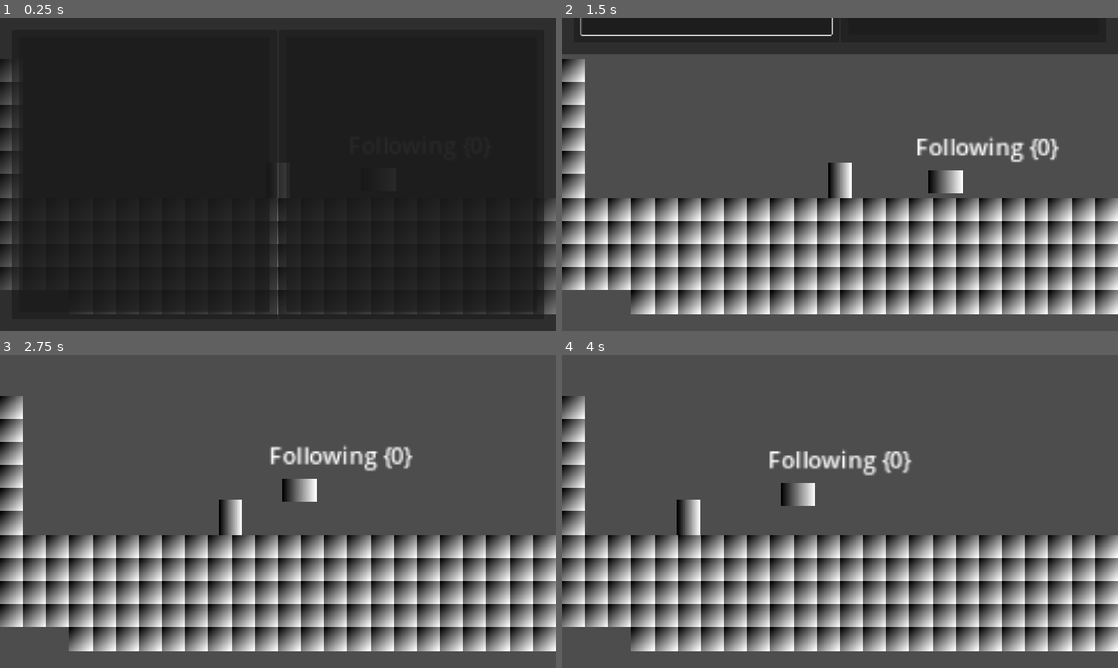
Above: before the commit, frames 1-4 (two rows, left to right).
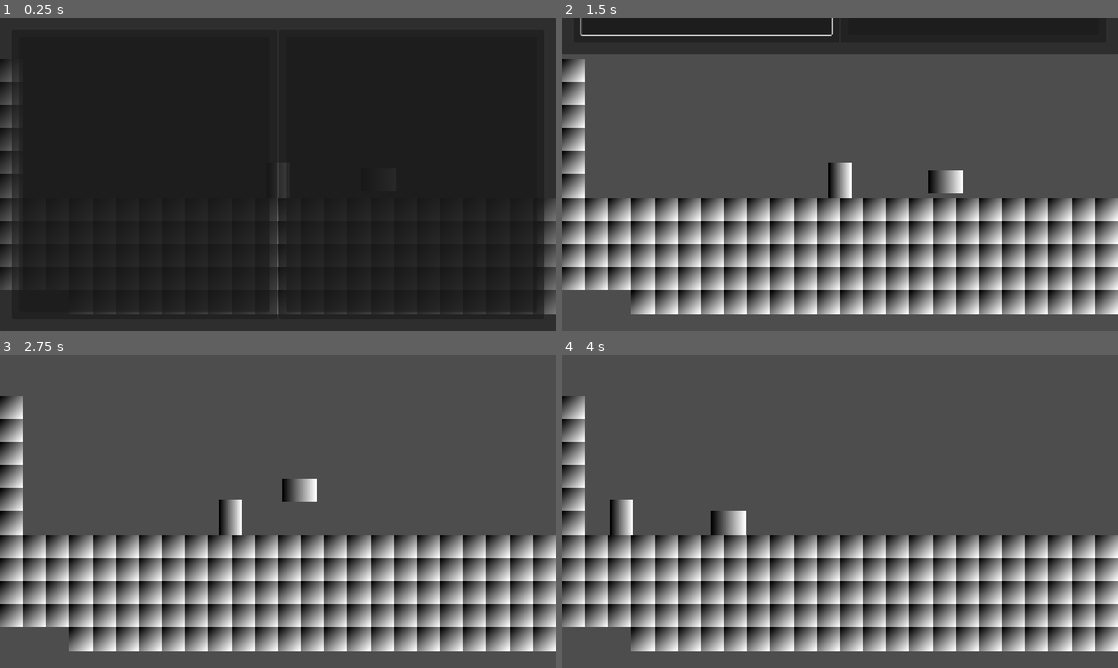
Above: after the commit, the same moments.

Repository: appellatebaton0/siege-1
Game: Godot game, scene res://scenes/main.tscn
Same seed, same stepped clock (60 frames per second), same inputs: the game is played once before the commit and once after it.
Inputs (mouse positions are in pixels of both pictures, inside the frame that each line leads up to):
- Up to frame 1 (0.25 s): no input
- Up to frame 2 (1.5 s): click (706, 174) at 0.52 s; tap Enter at 1.25 s; drag from (840, 180) to (895, 105) at 1.27 s
- Up to frame 3 (2.75 s): drag from (278, 517) to (250, 574) at 2.02 s
- Up to frame 4 (4 s): move the mouse to (862, 489) at 2.77 s; hold A (Left) 2.78-3.5 s; click (862, 489) at 2.92 s; drag from (812, 574) to (851, 492) at 3.52 s

The runs differ from the first frame. In frame 2, 1.0% of the frame differs, in the area x 63-90%, y 38-47%; in frame 3, 1.0%; in frame 4, 2.5%, in the area x 8-63%, y 30-58%.

Commit message:
v0.5 - Friday
- Added DS_Cast
- Started working on gun type switching.
- Updated README

Diff:
--- a/scenes/actors/e_microwave.tscn
+++ /dev/null
@@ -1,78 +0,0 @@
-[gd_scene load_steps=13 format=3 uid="uid://msschc5mwqdx"]
-
-[ext_resource type="Script" uid="uid://dwh0yifrqxhcp" path="res://scripts/actor.gd" id="1_d6d7m"]
-[ext_resource type="PackedScene" uid="uid://byojuvig761hd" path="res://scenes/components/cp_motion.tscn" id="2_uyvl8"]
-[ext_resource type="Script" uid="uid://cpxqin5siq37c" path="res://scripts/components/motion_subcomponents/motion_states/ms_bouncefollow.gd" id="3_l158y"]
-[ext_resource type="Script" uid="uid://dxshna2yqd87i" path="res://scripts/dynamic_values/node/dn_singlegroup.gd" id="4_rkdi3"]
-[ext_resource type="Script" uid="uid://b08hg2i6n1vvx" path="res://scripts/components/motion_subcomponents/mcp_knockback.gd" id="5_me2fe"]
-[ext_resource type="PackedScene" uid="uid://b7m0l4xy8303h" path="res://scenes/components/cp_area.tscn" id="6_m238r"]
-[ext_resource type="Script" uid="uid://cjxtdojc775br" path="res://scripts/components/area_components/acp_hurtbox.gd" id="7_enic7"]
-[ext_resource type="Script" uid="uid://chjx6uy3lae5m" path="res://scripts/components/area_components/acp_hitbox.gd" id="8_txwoq"]
-[ext_resource type="Script" uid="uid://bxjg885lu0c7y" path="res://scripts/components/elements/em_label.gd" id="9_uyvl8"]
-
-[sub_resource type="Gradient" id="Gradient_tipki"]
-
-[sub_resource type="GradientTexture2D" id="GradientTexture2D_85g3d"]
-gradient = SubResource("Gradient_tipki")
-width = 24
-height = 16
-
-[sub_resource type="RectangleShape2D" id="RectangleShape2D_choun"]
-size = Vector2(24, 16)
-
-[node name="E_Microwave" type="Node2D"]
-script = ExtResource("1_d6d7m")
-metadata/_custom_type_script = "uid://dwh0yifrqxhcp"
-
-[node name="Sprite2D" type="Sprite2D" parent="."]
-texture = SubResource("GradientTexture2D_85g3d")
-
-[node name="CP_Motion" parent="." instance=ExtResource("2_uyvl8")]
-collision_layer = 4
-
-[node name="MS_BounceFollow" type="Node" parent="CP_Motion"]
-script = ExtResource("3_l158y")
-jump_velocity = 130.0
-floor_acceleration = 200.0
-air_acceleration = 200.0
-max_speed = 120.0
-gravity_multiplier = 0.4
-
-[node name="DynamicSingleGroupValue" type="Node" parent="CP_Motion/MS_BounceFollow"]
-script = ExtResource("4_rkdi3")
-group_name = "Player"
-metadata/_custom_type_script = "uid://dxshna2yqd87i"
-
-[node name="CollisionShape2D" type="CollisionShape2D" parent="CP_Motion"]
-shape = SubResource("RectangleShape2D_choun")
-
-[node name="Knockback" type="Node" parent="CP_Motion"]
-script = ExtResource("5_me2fe")
-
-[node name="CP_Area" parent="." instance=ExtResource("6_m238r")]
-collision_layer = 4
-collision_mask = 10
-
-[node name="Hurtbox" type="Node" parent="CP_Area"]
-script = ExtResource("7_enic7")
-collision_mask = 8
-metadata/_custom_type_script = "uid://cjxtdojc775br"
-
-[node name="Hitbox" type="Node" parent="CP_Area"]
-script = ExtResource("8_txwoq")
-collision_mask = 2
-metadata/_custom_type_script = "uid://chjx6uy3lae5m"
-
-[node name="CollisionShape2D" type="CollisionShape2D" parent="CP_Area"]
-shape = SubResource("RectangleShape2D_choun")
-
-[node name="Label" type="Label" parent="."]
-offset_left = -21.0
-offset_top = -36.0
-offset_right = 19.0
-offset_bottom = -13.0
-script = ExtResource("9_uyvl8")
-text_format = "Following {0}"
-
-[connection signal="hurt" from="CP_Area/Hurtbox" to="CP_Motion/Knockback" method="knockback"]
-[connection signal="hurt" from="CP_Area/Hitbox" to="CP_Motion/Knockback" method="knockback"]
--- /dev/null
+++ b/scenes/actors/enemies/microwave.tscn
@@ -0,0 +1,69 @@
+[gd_scene load_steps=12 format=3 uid="uid://msschc5mwqdx"]
+
+[ext_resource type="Script" uid="uid://dwh0yifrqxhcp" path="res://scripts/actor.gd" id="1_d24f7"]
+[ext_resource type="PackedScene" uid="uid://byojuvig761hd" path="res://scenes/components/cp_motion.tscn" id="2_xr266"]
+[ext_resource type="Script" uid="uid://cpxqin5siq37c" path="res://scripts/components/motion_subcomponents/motion_states/ms_bouncefollow.gd" id="3_076ha"]
+[ext_resource type="Script" uid="uid://dxshna2yqd87i" path="res://scripts/dynamic_values/node/dn_singlegroup.gd" id="4_k67qc"]
+[ext_resource type="Script" uid="uid://b08hg2i6n1vvx" path="res://scripts/components/motion_subcomponents/mcp_knockback.gd" id="5_fktpr"]
+[ext_resource type="PackedScene" uid="uid://b7m0l4xy8303h" path="res://scenes/components/cp_area.tscn" id="6_qs0e1"]
+[ext_resource type="Script" uid="uid://cjxtdojc775br" path="res://scripts/components/area_components/acp_hurtbox.gd" id="7_8o8n4"]
+[ext_resource type="Script" uid="uid://chjx6uy3lae5m" path="res://scripts/components/area_components/acp_hitbox.gd" id="8_fyws1"]
+
+[sub_resource type="Gradient" id="Gradient_tipki"]
+
+[sub_resource type="GradientTexture2D" id="GradientTexture2D_85g3d"]
+gradient = SubResource("Gradient_tipki")
+width = 24
+height = 16
+
+[sub_resource type="RectangleShape2D" id="RectangleShape2D_choun"]
+size = Vector2(24, 16)
+
+[node name="Microwave" type="Node2D"]
+script = ExtResource("1_d24f7")
+metadata/_custom_type_script = "uid://dwh0yifrqxhcp"
+
+[node name="Sprite2D" type="Sprite2D" parent="."]
+texture = SubResource("GradientTexture2D_85g3d")
+
+[node name="CP_Motion" parent="." instance=ExtResource("2_xr266")]
+collision_layer = 4
+
+[node name="MS_BounceFollow" type="Node" parent="CP_Motion"]
+script = ExtResource("3_076ha")
+jump_velocity = 130.0
+floor_acceleration = 200.0
+air_acceleration = 200.0
+max_speed = 120.0
+gravity_multiplier = 0.4
+
+[node name="DynamicSingleGroupValue" type="Node" parent="CP_Motion/MS_BounceFollow"]
+script = ExtResource("4_k67qc")
+group_name = "Player"
+metadata/_custom_type_script = "uid://dxshna2yqd87i"
+
+[node name="CollisionShape2D" type="CollisionShape2D" parent="CP_Motion"]
+shape = SubResource("RectangleShape2D_choun")
+
+[node name="Knockback" type="Node" parent="CP_Motion"]
+script = ExtResource("5_fktpr")
+
+[node name="CP_Area" parent="." instance=ExtResource("6_qs0e1")]
+collision_layer = 4
+collision_mask = 10
+
+[node name="Hurtbox" type="Node" parent="CP_Area"]
+script = ExtResource("7_8o8n4")
+collision_mask = 8
+metadata/_custom_type_script = "uid://cjxtdojc775br"
+
+[node name="Hitbox" type="Node" parent="CP_Area"]
+script = ExtResource("8_fyws1")
+collision_mask = 2
+metadata/_custom_type_script = "uid://chjx6uy3lae5m"
+
+[node name="CollisionShape2D" type="CollisionShape2D" parent="CP_Area"]
+shape = SubResource("RectangleShape2D_choun")
+
+[connection signal="hurt" from="CP_Area/Hurtbox" to="CP_Motion/Knockback" method="knockback"]
+[connection signal="hurt" from="CP_Area/Hitbox" to="CP_Motion/Knockback" method="knockback"]
--- /dev/null
+++ b/scenes/actors/guns/penny_gun.tscn
@@ -0,0 +1,70 @@
+[gd_scene load_steps=12 format=3 uid="uid://pq5hohriaemg"]
+
+[ext_resource type="Script" uid="uid://comgodelutnps" path="res://scripts/components/cp_look.gd" id="1_vx51j"]
+[ext_resource type="Script" uid="uid://dxshna2yqd87i" path="res://scripts/dynamic_values/node/dn_singlegroup.gd" id="2_n416s"]
+[ext_resource type="PackedScene" uid="uid://ctvjgw7gos24a" path="res://scenes/components/cp_spawner.tscn" id="3_v2qth"]
+[ext_resource type="Script" uid="uid://dfmg4s4valta2" path="res://scripts/dynamic_values/scenes/ds_random.gd" id="4_enqd3"]
+[ext_resource type="PackedScene" uid="uid://800upw36t4ln" path="res://scenes/actors/penny.tscn" id="5_5i0ux"]
+[ext_resource type="Script" uid="uid://dydglnka2ndct" path="res://scripts/dynamic_values/float/df_cast.gd" id="6_cfvee"]
+[ext_resource type="Script" uid="uid://ds82ovpm2ilwi" path="res://scripts/dynamic_values/dv_property.gd" id="7_h5orb"]
+[ext_resource type="Script" uid="uid://vflwvin64hae" path="res://scripts/dynamic_values/node/dn_node.gd" id="8_8er1w"]
+[ext_resource type="Script" uid="uid://ufmdanene3ff" path="res://scripts/dynamic_values/vec2/dv2_manual.gd" id="9_1w0b3"]
+[ext_resource type="Script" uid="uid://c3lp8v776obwx" path="res://scripts/dynamic_values/condition/dc_cast.gd" id="10_6yrg7"]
+[ext_resource type="Script" uid="uid://dx62hdsswpsqh" path="res://scripts/dynamic_values/dv_input.gd" id="11_prv2s"]
+
+[node name="PennyGun" type="Node2D"]
+script = ExtResource("1_vx51j")
+
+[node name="GetMouse" type="Node" parent="."]
+script = ExtResource("2_n416s")
+group_name = "Mouse"
+metadata/_custom_type_script = "uid://dxshna2yqd87i"
+
+[node name="BulletSpawner" parent="." node_paths=PackedStringArray("options_value", "rotation_value", "velocity_value", "main", "condition") instance=ExtResource("3_v2qth")]
+position = Vector2(12.000233, 0.9971684)
+options_value = NodePath("Options")
+rotation_value = NodePath("Rotation")
+velocity_value = NodePath("Velocity")
+main = NodePath("GetMain")
+condition = NodePath("FireInput")
+cooldown_ignores_condition = true
+spawn_limit = -1
+auto_spawn = true
+
+[node name="GetMain" type="Node" parent="BulletSpawner"]
+script = ExtResource("2_n416s")
+group_name = "Main"
+metadata/_custom_type_script = "uid://dxshna2yqd87i"
+
+[node name="Options" type="Node" parent="BulletSpawner"]
+script = ExtResource("4_enqd3")
+options = Array[PackedScene]([ExtResource("5_5i0ux")])
+metadata/_custom_type_script = "uid://dfmg4s4valta2"
+
+[node name="Rotation" type="Node" parent="BulletSpawner"]
+script = ExtResource("6_cfvee")
+metadata/_custom_type_script = "uid://dydglnka2ndct"
+
+[node name="DynamicPropertyValue" type="Node" parent="BulletSpawner/Rotation"]
+script = ExtResource("7_h5orb")
+property = "rotation"
+metadata/_custom_type_script = "uid://ds82ovpm2ilwi"
+
+[node name="DynamicSingleNodeValue" type="Node" parent="BulletSpawner/Rotation/DynamicPropertyValue" node_paths=PackedStringArray("node")]
+script = ExtResource("8_8er1w")
+node = NodePath("../../../..")
+metadata/_custom_type_script = "uid://vflwvin64hae"
+
+[node name="Velocity" type="Node" parent="BulletSpawner"]
+script = ExtResource("9_1w0b3")
+input = Vector2(250, 0)
+metadata/_custom_type_script = "uid://ufmdanene3ff"
+
+[node name="FireInput" type="Node" parent="BulletSpawner"]
+script = ExtResource("10_6yrg7")
+metadata/_custom_type_script = "uid://c3lp8v776obwx"
+
+[node name="DynamicInputValue" type="Node" parent="BulletSpawner/FireInput"]
+script = ExtResource("11_prv2s")
+input_name = "Fire"
+metadata/_custom_type_script = "uid://dx62hdsswpsqh"
--- a/scenes/actors/player.tscn
+++ b/scenes/actors/player.tscn
@@ -7,17 +7,12 @@
 [ext_resource type="PackedScene" uid="uid://dnd4kisf8wjau" path="res://scenes/components/cp_sprite.tscn" id="4_t62v4"]
 [ext_resource type="Script" uid="uid://b08hg2i6n1vvx" path="res://scripts/components/motion_subcomponents/mcp_knockback.gd" id="4_uqfkb"]
 [ext_resource type="Script" uid="uid://cjxtdojc775br" path="res://scripts/components/area_components/acp_hurtbox.gd" id="5_t62v4"]
-[ext_resource type="Script" uid="uid://comgodelutnps" path="res://scripts/components/cp_look.gd" id="5_uqfkb"]
-[ext_resource type="Script" uid="uid://dxshna2yqd87i" path="res://scripts/dynamic_values/node/dn_singlegroup.gd" id="6_642so"]
-[ext_resource type="PackedScene" uid="uid://ctvjgw7gos24a" path="res://scenes/components/cp_spawner.tscn" id="7_afsss"]
 [ext_resource type="Script" uid="uid://dfmg4s4valta2" path="res://scripts/dynamic_values/scenes/ds_random.gd" id="8_6a6mx"]
-[ext_resource type="PackedScene" uid="uid://800upw36t4ln" path="res://scenes/actors/penny.tscn" id="9_j3wsw"]
-[ext_resource type="Script" uid="uid://dydglnka2ndct" path="res://scripts/dynamic_values/float/df_cast.gd" id="10_ds2sr"]
-[ext_resource type="Script" uid="uid://ds82ovpm2ilwi" path="res://scripts/dynamic_values/dv_property.gd" id="11_6xqls"]
+[ext_resource type="PackedScene" uid="uid://pq5hohriaemg" path="res://scenes/actors/guns/penny_gun.tscn" id="8_ypltb"]
 [ext_resource type="Script" uid="uid://vflwvin64hae" path="res://scripts/dynamic_values/node/dn_node.gd" id="12_3hvrq"]
-[ext_resource type="Script" uid="uid://ufmdanene3ff" path="res://scripts/dynamic_values/vec2/dv2_manual.gd" id="13_bwi5y"]
-[ext_resource type="Script" uid="uid://c3lp8v776obwx" path="res://scripts/dynamic_values/condition/dc_cast.gd" id="14_18oyn"]
 [ext_resource type="Script" uid="uid://dx62hdsswpsqh" path="res://scripts/dynamic_values/dv_input.gd" id="15_f6erl"]
+[ext_resource type="Script" uid="uid://wxua6trhimab" path="res://scripts/components/cp_add.gd" id="19_uqfkb"]
+[ext_resource type="Script" uid="uid://bf81f7ddjf4ou" path="res://scripts/components/cp_delete.gd" id="20_642so"]
 
 [sub_resource type="RectangleShape2D" id="RectangleShape2D_tbgi4"]
 size = Vector2(16, 24)
@@ -67,61 +62,27 @@
 [node name="CP_Sprite" parent="." instance=ExtResource("4_t62v4")]
 texture = SubResource("GradientTexture2D_tipki")
 
-[node name="Gun" type="Node2D" parent="."]
-script = ExtResource("5_uqfkb")
+[node name="AddComponent" type="Node" parent="."]
+script = ExtResource("19_uqfkb")
+metadata/_custom_type_script = "uid://wxua6trhimab"
 
-[node name="GetMouse" type="Node" parent="Gun"]
-script = ExtResource("6_642so")
-group_name = "Mouse"
-metadata/_custom_type_script = "uid://dxshna2yqd87i"
-
-[node name="BulletSpawner" parent="Gun" node_paths=PackedStringArray("options_value", "rotation_value", "velocity_value", "main", "condition") instance=ExtResource("7_afsss")]
-position = Vector2(12.000233, 0.9971684)
-options_value = NodePath("Options")
-rotation_value = NodePath("Rotation")
-velocity_value = NodePath("Velocity")
-main = NodePath("GetMain")
-condition = NodePath("FireInput")
-cooldown_ignores_condition = true
-spawn_limit = -1
-auto_spawn = true
-
-[node name="GetMain" type="Node" parent="Gun/BulletSpawner"]
-script = ExtResource("6_642so")
-group_name = "Main"
-metadata/_custom_type_script = "uid://dxshna2yqd87i"
-
-[node name="Options" type="Node" parent="Gun/BulletSpawner"]
+[node name="DynamicRandomScenesValue" type="Node" parent="AddComponent"]
 script = ExtResource("8_6a6mx")
-options = Array[PackedScene]([ExtResource("9_j3wsw")])
+options = Array[PackedScene]([ExtResource("8_ypltb")])
 metadata/_custom_type_script = "uid://dfmg4s4valta2"
 
-[node name="Rotation" type="Node" parent="Gun/BulletSpawner"]
-script = ExtResource("10_ds2sr")
-metadata/_custom_type_script = "uid://dydglnka2ndct"
-
-[node name="DynamicPropertyValue" type="Node" parent="Gun/BulletSpawner/Rotation"]
-script = ExtResource("11_6xqls")
-property = "rotation"
-metadata/_custom_type_script = "uid://ds82ovpm2ilwi"
-
-[node name="DynamicSingleNodeValue" type="Node" parent="Gun/BulletSpawner/Rotation/DynamicPropertyValue" node_paths=PackedStringArray("node")]
+[node name="DynamicSingleNodeValue" type="Node" parent="AddComponent" node_paths=PackedStringArray("node")]
 script = ExtResource("12_3hvrq")
-node = NodePath("../../../..")
+node = NodePath("../..")
 metadata/_custom_type_script = "uid://vflwvin64hae"
 
-[node name="Velocity" type="Node" parent="Gun/BulletSpawner"]
-script = ExtResource("13_bwi5y")
-input = Vector2(250, 0)
-metadata/_custom_type_script = "uid://ufmdanene3ff"
-
-[node name="FireInput" type="Node" parent="Gun/BulletSpawner"]
-script = ExtResource("14_18oyn")
-metadata/_custom_type_script = "uid://c3lp8v776obwx"
-
-[node name="DynamicInputValue" type="Node" parent="Gun/BulletSpawner/FireInput"]
+[node name="DynamicInputValue" type="Node" parent="AddComponent"]
 script = ExtResource("15_f6erl")
-input_name = "Fire"
+input_name = "Down"
 metadata/_custom_type_script = "uid://dx62hdsswpsqh"
 
+[node name="CP_Delete" type="Node" parent="."]
+script = ExtResource("20_642so")
+metadata/_custom_type_script = "uid://bf81f7ddjf4ou"
+
 [connection signal="hurt" from="CP_Area/HurtboxAreaSubComponent" to="CP_Motion/Knockback" method="knockback"]
--- a/scenes/elements/level_button.tscn
+++ b/scenes/elements/level_button.tscn
@@ -6,6 +6,7 @@
 [ext_resource type="Script" uid="uid://bf81f7ddjf4ou" path="res://scripts/components/cp_delete.gd" id="3_de5ym"]
 [ext_resource type="Script" uid="uid://wxua6trhimab" path="res://scripts/components/cp_add.gd" id="4_p0ssh"]
 [ext_resource type="Script" uid="uid://dxsyhe8y4y56p" path="res://scripts/dynamic_values/dv_spawnargument.gd" id="6_3kiwu"]
+[ext_resource type="Script" uid="uid://cbhbn73a4gk8w" path="res://scripts/dynamic_values/scenes/ds_cast.gd" id="6_kpsvs"]
 
 [node name="Panel" type="Panel"]
 anchors_preset = 15
@@ -58,9 +59,13 @@
 group_name = "Main"
 metadata/_custom_type_script = "uid://dxshna2yqd87i"
 
-[node name="DynamicSpawnArgumentValue" type="Node" parent="MarginContainer/Button/AddNode" node_paths=PackedStringArray("from")]
+[node name="DynamicCastScenesValue" type="Node" parent="MarginContainer/Button/AddNode"]
+script = ExtResource("6_kpsvs")
+metadata/_custom_type_script = "uid://cbhbn73a4gk8w"
+
+[node name="DynamicSpawnArgumentValue" type="Node" parent="MarginContainer/Button/AddNode/DynamicCastScenesValue" node_paths=PackedStringArray("from")]
 script = ExtResource("6_3kiwu")
-from = NodePath("../../../..")
+from = NodePath("../../../../..")
 metadata/_custom_type_script = "uid://dxsyhe8y4y56p"
 
 [connection signal="pressed" from="MarginContainer/Button" to="MarginContainer/Button/Animate" method="animate"]
--- a/scenes/levels/level_1.tscn
+++ b/scenes/levels/level_1.tscn
@@ -3,7 +3,7 @@
 [ext_resource type="PackedScene" uid="uid://du1n8cl1rn58r" path="res://scenes/actors/player.tscn" id="1_x42e6"]
 [ext_resource type="Texture2D" uid="uid://bri530rv5enww" path="res://assets/resources/tileset.tres" id="2_6761a"]
 [ext_resource type="PackedScene" uid="uid://2d08ont6cvi5" path="res://scenes/actors/mouse.tscn" id="3_sk5k4"]
-[ext_resource type="PackedScene" uid="uid://msschc5mwqdx" path="res://scenes/actors/e_microwave.tscn" id="4_oc4kc"]
+[ext_resource type="PackedScene" uid="uid://msschc5mwqdx" path="res://scenes/actors/enemies/microwave.tscn" id="4_oc4kc"]
 
 [sub_resource type="TileSetAtlasSource" id="TileSetAtlasSource_tefeu"]
 texture = ExtResource("2_6761a")
--- a/scenes/levels/level_2.tscn
+++ b/scenes/levels/level_2.tscn
@@ -3,7 +3,7 @@
 [ext_resource type="PackedScene" uid="uid://du1n8cl1rn58r" path="res://scenes/actors/player.tscn" id="1_vaqmb"]
 [ext_resource type="Texture2D" uid="uid://bri530rv5enww" path="res://assets/resources/tileset.tres" id="2_yncv0"]
 [ext_resource type="PackedScene" uid="uid://2d08ont6cvi5" path="res://scenes/actors/mouse.tscn" id="3_h6yfk"]
-[ext_resource type="PackedScene" uid="uid://msschc5mwqdx" path="res://scenes/actors/e_microwave.tscn" id="4_7n2ww"]
+[ext_resource type="PackedScene" uid="uid://msschc5mwqdx" path="res://scenes/actors/enemies/microwave.tscn" id="4_7n2ww"]
 
 [sub_resource type="TileSetAtlasSource" id="TileSetAtlasSource_tefeu"]
 texture = ExtResource("2_yncv0")
--- a/scripts/components/cp_add.gd
+++ b/scripts/components/cp_add.gd
@@ -1,24 +1,36 @@
 class_name AddComponent extends Component
-## Adds a given node to another via a signal.
+## Adds a given node to another via a signal or condition.
 
 func _init():
 	component_id = "Delete"
 
 ## The node to add to the target.
-@export var scene:DynamicValue
+@export var scene:DynamicScenesValue
 ## The node the scene will be added to.
 @export var target:DynamicNodeValue
+## The condition that has to be met to add a node. WARNING: Runs every frame if true every frame.
+@export var condition:DynamicCondition
 
 func _ready() -> void:
 	for child in get_children():
-		if child is DynamicNodeValue and target == null:
+		#print(child, " - ", child is DynamicCondition, " - ", condition)
+		if child is DynamicCondition and condition == null:
+			condition = child
+		elif child is DynamicNodeValue and target == null:
 			target = child
-		elif child is DynamicValue and scene == null:
+		elif child is DynamicScenesValue and scene == null:
 			scene = child
 
+func _process(_delta: float) -> void:
+	if condition != null:
+		if condition.value():
+			add()
+
 func add():
-	var node := target.value()
+	if target != null and scene != null:
+		var node := target.value()
 
-	var new = scene.value().instantiate()
+		for new_scene in scene.value():
+			var new = new_scene.instantiate()
 
-	node.add_child(new)
+			node.add_child(new)
--- a/scripts/components/cp_delete.gd
+++ b/scripts/components/cp_delete.gd
@@ -1,17 +1,25 @@
-class_name CP_Delete extends Component
-## Deletes a given node via a signal.
+class_name DeleteComponent extends Component
+## Deletes a given node via a signal or condition.
 
 func _init():
 	component_id = "Delete"
 
 ## The node to delete.
 @export var target:DynamicNodeValue
+## The condition to meet before deletion
+@export var condition:DynamicCondition
 
 func _ready() -> void:
-	if target == null:
-		for child in get_children():
-			if child is DynamicNodeValue:
-				target = child
+	for child in get_children():
+		if child is DynamicNodeValue and target == null:
+			target = child
+		elif child is DynamicCondition and condition == null:
+			condition = child
+
+func _process(_delta: float) -> void:
+	if condition != null:
+		if condition.value():
+			delete()
 
 func delete():
 	var node := target.value()
--- a/scripts/components/elements/em_label.gd
+++ b/scripts/components/elements/em_label.gd
@@ -21,7 +21,6 @@
 
 
 func _update_label():
-	print(values)
 	if len(values) < 0:
 		return
 
--- a/scripts/dynamic_values/dv_input.gd
+++ b/scripts/dynamic_values/dv_input.gd
@@ -1,4 +1,4 @@
-class_name DynamicInputValue extends DynamicValue
+class_name DynamicInputValue extends DynamicCondition
 ## Returns the value of a given input action, supports just_pressed and is_pressed.
 
 ## The name of the input to look for
--- /dev/null
+++ b/scripts/dynamic_values/scenes/ds_cast.gd
@@ -0,0 +1,18 @@
+class_name DynamicCastScenesValue extends DynamicScenesValue
+
+@export var input:DynamicValue
+
+func _ready() -> void:
+	if input == null:
+		for child in get_children():
+			if child is DynamicValue:
+				input = child
+
+func value() -> Array[PackedScene]:
+	if input != null:
+		var val = input.value()
+		if val is Array[PackedScene]:
+			return val
+		elif val is PackedScene:
+			return [val]
+	return []
--- a/scripts/dynamic_values/scenes/ds_random.gd
+++ b/scripts/dynamic_values/scenes/ds_random.gd
@@ -1,4 +1,4 @@
-class_name DynamicRandomScenesValue extends DynamicScenesValue
+class_name DynamicRandomSceneValue extends DynamicScenesValue
 
 ## Returns a random scene from the given options.
 
Not shown: 1 places in scenes/actors/player.tscn that only renumber resources
Not shown: 1 places in scenes/elements/level_button.tscn that only renumber resources
Not shown, added: scripts/dynamic_values/scenes/ds_cast.gd.uid
